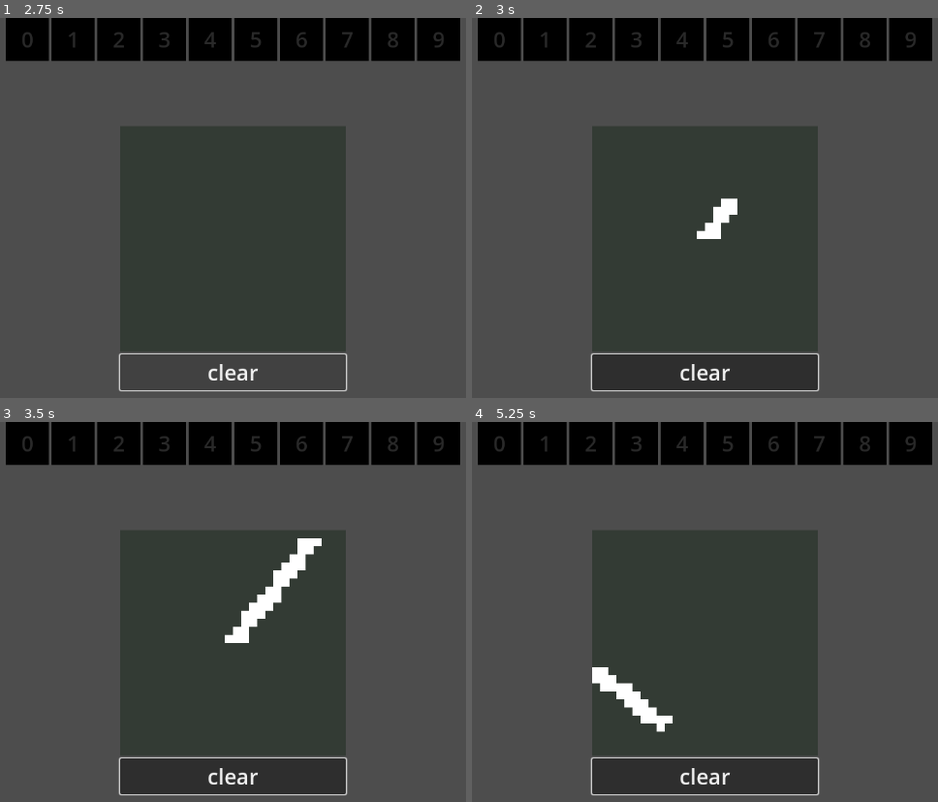
Above: before the commit, frames 1-4 (two rows, left to right).
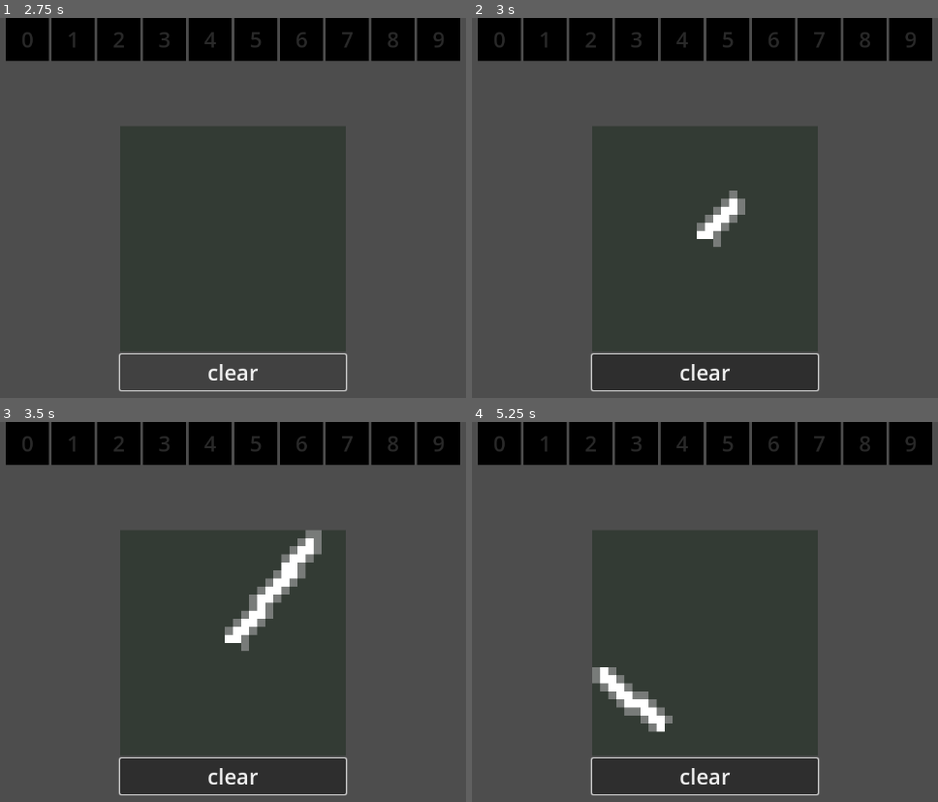
Above: after the commit, the same moments.

Repository: AI-MED-AGH/handwritten-digits-recognizer
Game: Godot game, scene res://src/main.tscn
Two runs of this game, one before a commit and one after it. Both use one fixed random seed, a clock stepped at 60 frames per second and the inputs below.
Inputs (mouse positions are in pixels of both pictures, inside the frame that each line leads up to):
- Up to frame 1 (2.75 s): click "clear" at 0.5 s; click "clear" at 1.25 s; click "clear" at 2 s
- Up to frame 2 (3 s): tap Enter at 2.75 s; drag from (705, 238) to (784, 139) at 2.77 s
- Up to frame 3 (3.5 s): no input
- Up to frame 4 (5.25 s): tap Space at 3.5, 5 s; drag from (551, 661) to (667, 726) at 3.52 s; tap Enter at 4.25 s; move the mouse to (784, 543) at 4.27 s; click (784, 543) at 4.42 s; drag from (667, 726) to (472, 574) at 5.02 s

Frame 1 is identical in both runs. In frame 2, 0.4% of the frame differs, in the area x 48-59%, y 45-61%; in frame 3, 1.1%, in the area x 48-70%, y 28-61%; in frame 4, 0.7%.

Commit message:
Better pen

Diff:
--- a/godot_project/src/Canvas.gd
+++ b/godot_project/src/Canvas.gd
@@ -8,7 +8,8 @@
 
 @onready var viewport = SubViewport.new()
 @onready var board = TextureRect.new()
-@onready var pen = Line2D.new()
+@onready var pen: Line2D
+@onready var pen2: Line2D
 @onready var redrawed_timer = Timer.new()
 
 var mouse_pos = Vector2()
@@ -19,15 +20,10 @@
 
 func _ready():
 	viewport.set_size(size)
-	viewport.set_clear_mode(SubViewport.ClearMode.CLEAR_MODE_ONCE)
+	viewport.set_clear_mode(SubViewport.ClearMode.CLEAR_MODE_ALWAYS)
 	viewport.set_transparent_background(true)
 
-	pen.set_joint_mode(Line2D.LINE_JOINT_ROUND)
-	pen.set_begin_cap_mode(Line2D.LINE_CAP_ROUND)
-	pen.set_end_cap_mode(Line2D.LINE_CAP_ROUND)
-	pen.set_default_color(pen_color)
-	pen.set_antialiased(true)
-	pen.set_width(pen_size)
+	_new_pen()
 
 	# Use a sprite to display the result texture
 	board.set_texture(viewport.get_texture())
@@ -40,11 +36,35 @@
 	add_child(viewport)
 	add_child(board)
 	add_child(redrawed_timer)
+
+
+func _new_pen() -> void:
+	pen = Line2D.new()
+	pen.set_joint_mode(Line2D.LINE_JOINT_ROUND)
+	pen.set_begin_cap_mode(Line2D.LINE_CAP_ROUND)
+	pen.set_end_cap_mode(Line2D.LINE_CAP_ROUND)
+	pen.set_default_color(pen_color)
+	pen.set_antialiased(true)
+	pen.set_width(pen_size)
+
+	pen2 = pen.duplicate()
+	var sub_pen_color = pen_color
+	sub_pen_color.a = 1
+	pen2.set_default_color(sub_pen_color)
+	pen2.set_width(pen_size * 0.5)
+
 	viewport.add_child(pen)
+	viewport.add_child(pen2)
+
 
 func clear_viewport() -> void:
-	viewport.set_clear_mode(SubViewport.ClearMode.CLEAR_MODE_ONCE)
+	for c in viewport.get_children():
+		c.queue_free()
+
+	#viewport.set_clear_mode(SubViewport.ClearMode.CLEAR_MODE_ONCE)
 	_emit_redrawed_signal_for_frame()
+
+	_new_pen()
 
 
 func _gui_input(event: InputEvent) -> void:
@@ -54,7 +74,7 @@
 			_draw_at_mouse()
 			_draw_at_mouse()
 		else:
-			pen.clear_points()
+			_new_pen()
 			_is_dragging = false
 
 	if event is InputEventScreenDrag or (event is InputEventMouseMotion and _is_dragging):
@@ -65,6 +85,7 @@
 func _draw_at_mouse() -> void:
 	mouse_pos = get_local_mouse_position()
 	pen.add_point(mouse_pos)
+	pen2.add_point(mouse_pos)
 
 	if redrawed_timer.is_stopped():
 		redrawed_timer.start()
--- a/godot_project/src/main.tscn
+++ b/godot_project/src/main.tscn
@@ -82,8 +82,8 @@
 scale = Vector2(12, 12)
 color = Color(0.2, 0.23137255, 0.20392157, 1)
 script = ExtResource("2_5q4o7")
-pen_color = Color(1, 1, 1, 1)
-pen_size = 2.0
+pen_color = Color(1, 1, 1, 0.6313726)
+pen_size = 3.0
 
 [node name="ClearButton" type="Button" parent="VBoxContainer/CenterContainer/VBoxContainer"]
 unique_name_in_owner = true
Not shown, changed: Handwritten_Digit_Recognition_using_Neural_Network.ipynb
